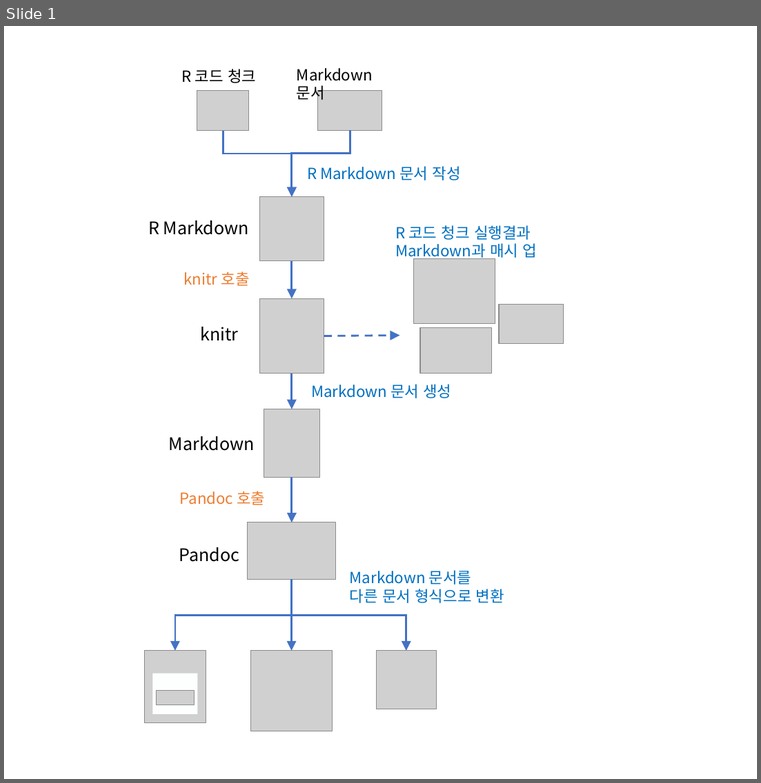
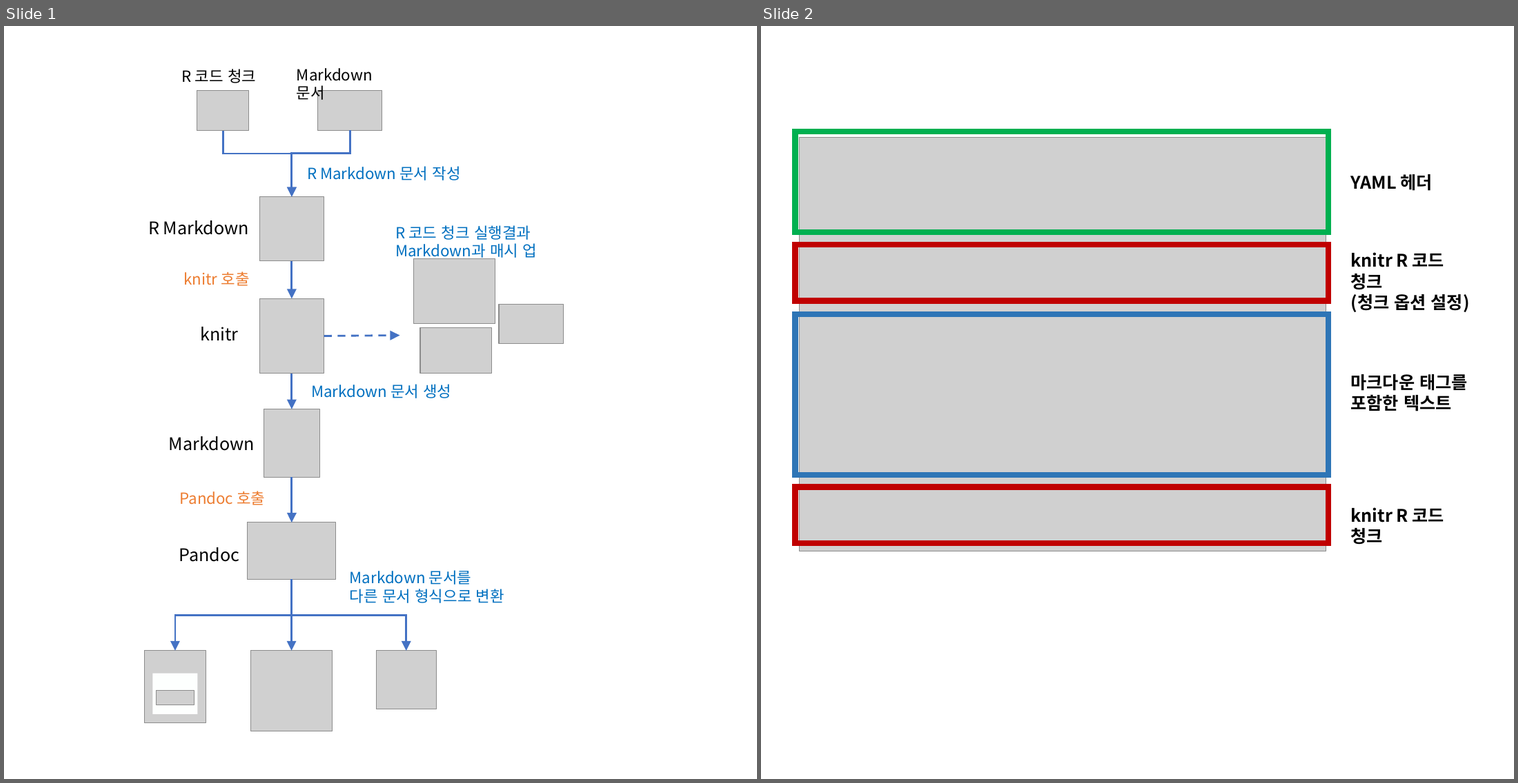
Before and after one commit to choonghyunryu/BitStat_Help_Handson, a slide deck: docs/img/rmarkdown_flow.pptx. Shown side by side, each under a label of ours: slide 1 before the commit, slides 1 and 2 after it. The pictures are 761x783 and 1518x783 pixels, drawn with LibreOffice and Linux fonts; fonts in the diff are those of the drawing; grey boxes stand for pictures. Boxes give left, top, right and bottom in pixels: in the first picture for what was removed or moved away, otherwise in the second. Text is boxed around its words. In the diff, an @@ line names an element or a change of style, - is before the commit and + after.

```diff
--- a/docs/img/rmarkdown_flow.pptx
+++ b/docs/img/rmarkdown_flow.pptx
@@ slide 2 added at [761,26,1514,779], background #FFFFFF @@
@@ rectangle added at [795,132,1328,232], outline #00B050 6 pt @@
@@ picture added at [799,137,1325,552] @@
@@ text added at [1351,174,1432,191], 18 pt, text #000000, bold @@
+YAML 헤더
@@ rectangle added at [795,245,1328,301], outline #C00000 6 pt @@
@@ text added at [1350,252,1470,312], 18 pt, text #000000, bold @@
+knitr R 코드 청크
+(청크 옵션 설정)
@@ rectangle added at [795,314,1328,475], outline #2E75B6 6 pt @@
@@ text added at [1351,374,1467,412], 18 pt, text #000000, bold @@
+마크다운 태그를
+포함한 텍스트
@@ rectangle added at [795,488,1328,544], outline #C00000 6 pt @@
@@ text added at [1350,508,1444,545], 18 pt, text #000000, bold @@
+knitr R 코드 청크
```
Also in this commit, not shown: 19 other files.
